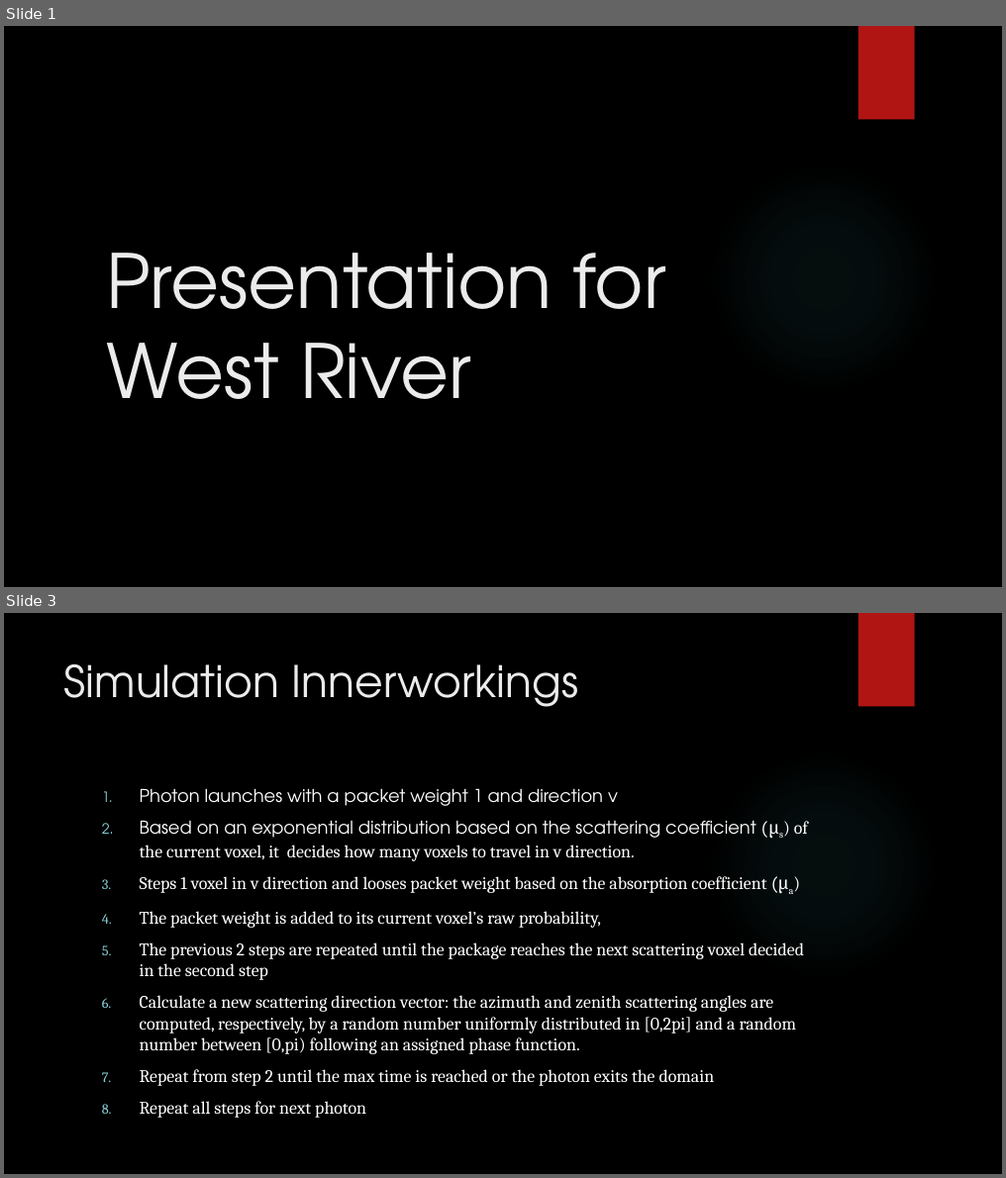
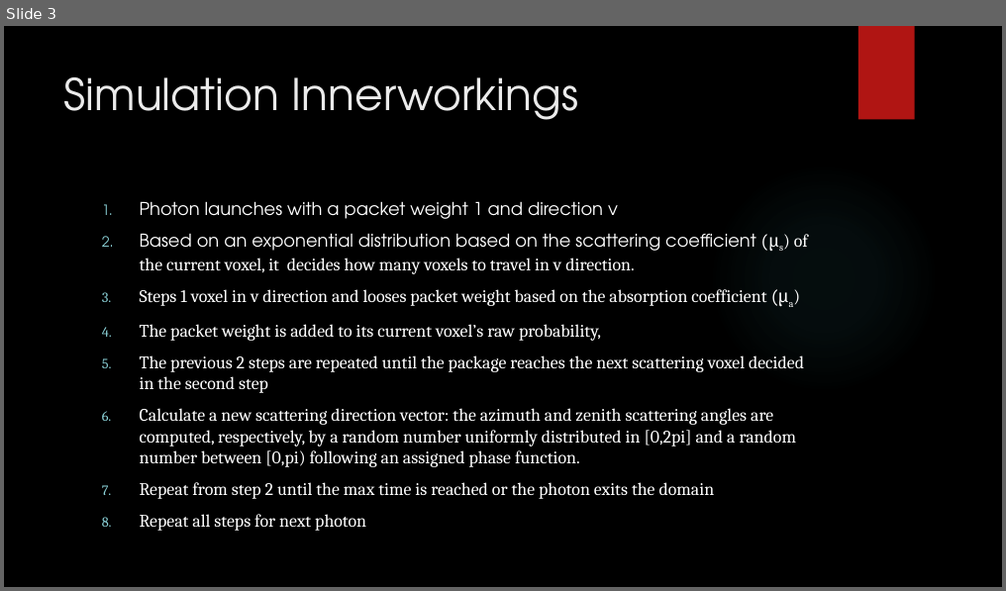
Before and after one commit to KAANVOLKAN05/GPGPU_Research, a slide deck: MonteCarlo/MonteCarloProj/Presentation for West River.pptx. Shown one above the other, each under a label of ours: slides 1 and 3 before the commit, slide 3 after it; the slides between them are not shown. The pictures are 1006x1178 and 1006x591 pixels, drawn with LibreOffice and Linux fonts; fonts in the diff are those of the drawing; background and template pictures are left out. Boxes give left, top, right and bottom in pixels: in the first picture for what was removed or moved away, otherwise in the second. Text is boxed around its words. In the diff, an @@ line names an element or a change of style, - is before the commit and + after.

```diff
--- a/MonteCarlo/MonteCarloProj/Presentation for West River.pptx
+++ b/MonteCarlo/MonteCarloProj/Presentation for West River.pptx
@@ slide 1 removed at (4, 26, 1002, 587), background picture (left out); not listed: 2 template elements that a slide beside it also shows @@
@@ title removed at (106, 253, 666, 399) @@
-Presentation for West River
```
Also in this commit, not shown: 5 slides changed, 3 slides added, 7 other slides removed, 1 other file.
